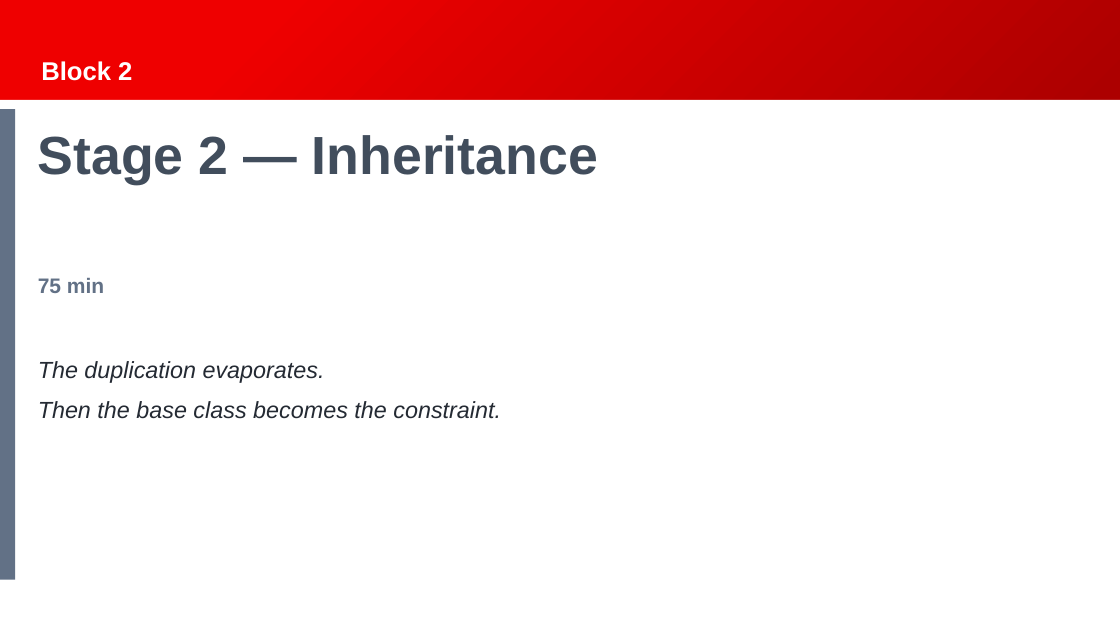
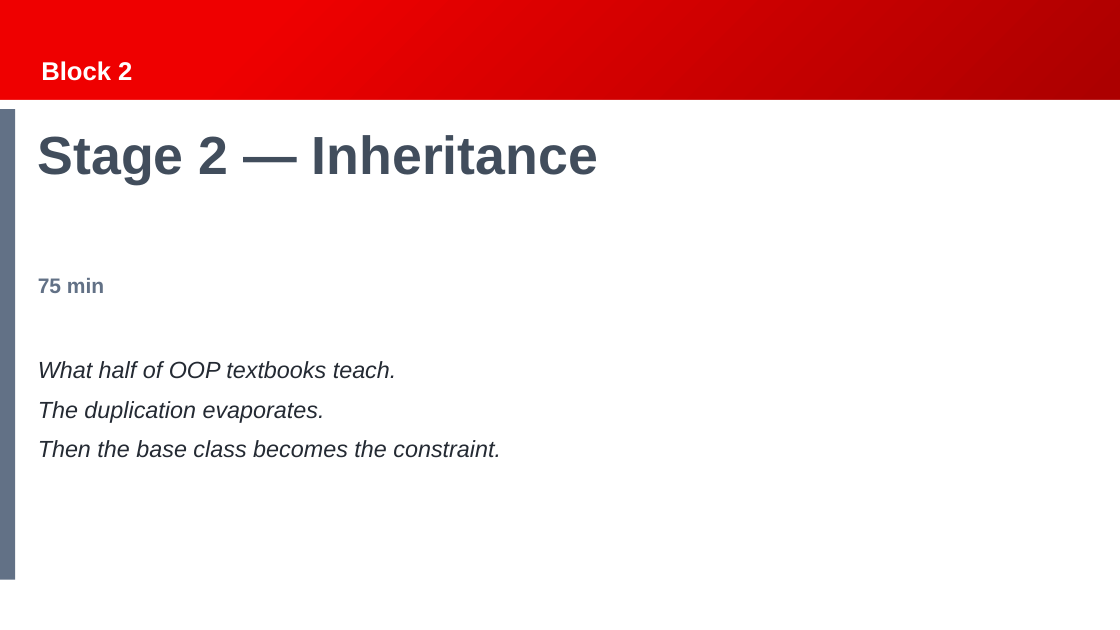
Before and after one commit to Beckhoff-USA-Community/Procedural_To_SOLID, a slide deck: slide 31 of presentation/NEM2026_workshop.pptx. Drawn at 1120x630 pixels with LibreOffice and Linux fonts; fonts in the diff are those of the drawing; background and template pictures are left out. Boxes give left, top, right and bottom in pixels: in the first picture for what was removed or moved away, otherwise in the second. Text is boxed around its words. In the diff, an @@ line names an element or a change of style, - is before the commit and + after.

```diff
--- a/presentation/NEM2026_workshop.pptx
+++ b/presentation/NEM2026_workshop.pptx
@@ text at [38, 361, 397, 379]: paragraph added @@
+What half of OOP textbooks teach.
```
Also in this commit, not shown: 3 other slides changed.
